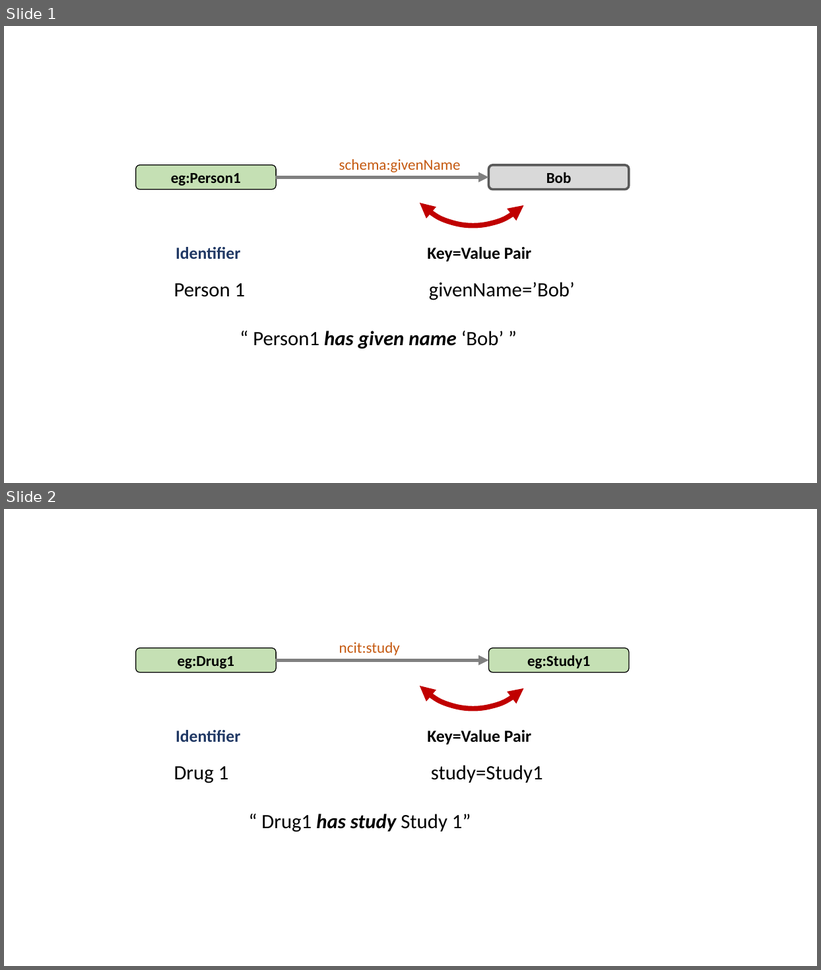
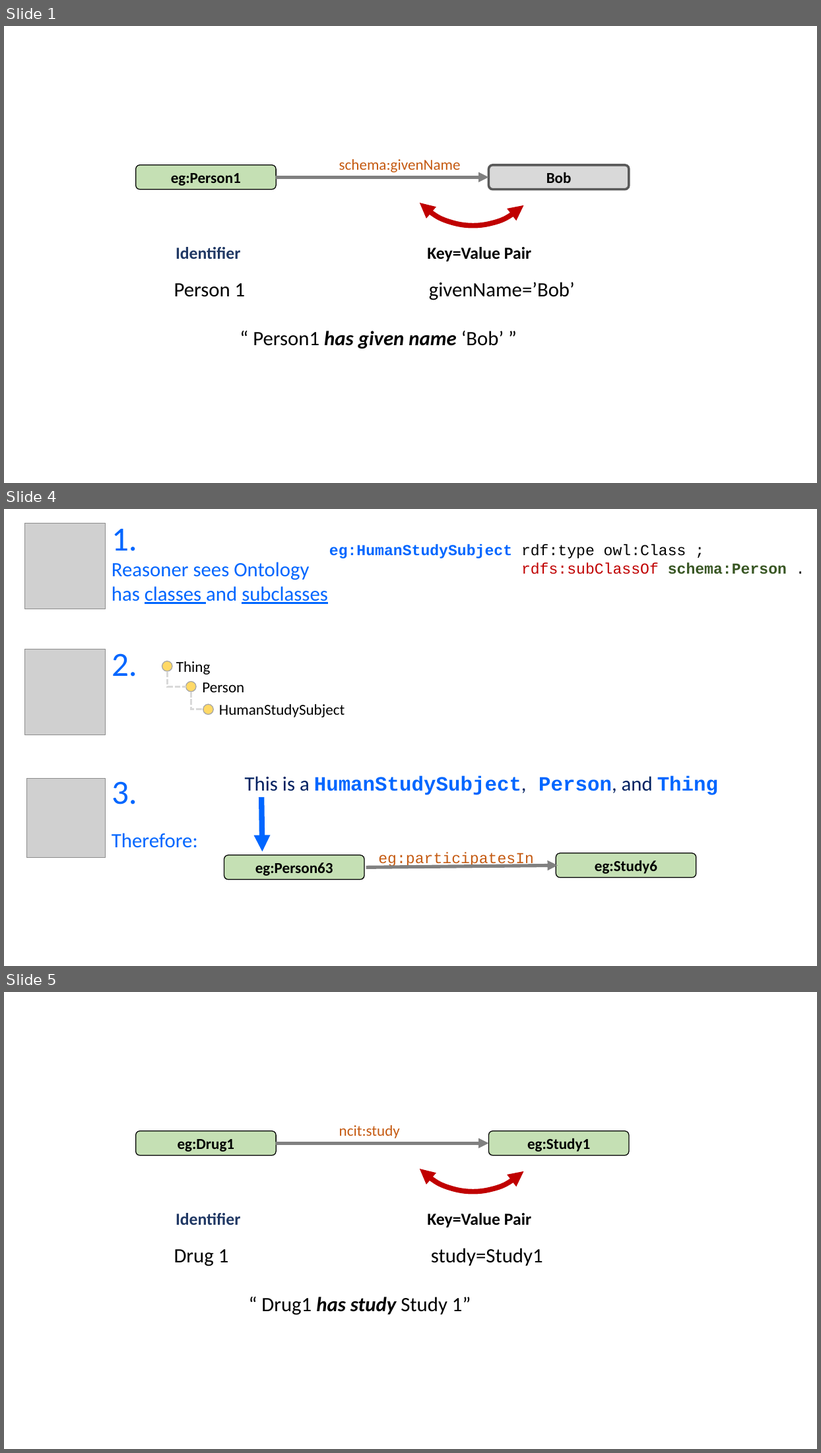
Before and after one commit to phuse-org/LinkedDataWorkshop, a slide deck: CSS2018/presentation/images/ImagesForPres.pptx. Shown one above the other, each under a label of ours: slides 1 and 2 before the commit, slides 1, 4 and 5 after it; the slides between them are not shown. The pictures are 821x970 and 821x1453 pixels, drawn with LibreOffice and Linux fonts; fonts in the diff are those of the drawing; grey boxes stand for pictures. Boxes give left, top, right and bottom in pixels: in the first picture for what was removed or moved away, otherwise in the second. Text is boxed around its words. In the diff, an @@ line names an element or a change of style, - is before the commit and + after.

Commit message:
updates to slides, queries, source images.

```diff
--- a/CSS2018/presentation/images/ImagesForPres.pptx
+++ b/CSS2018/presentation/images/ImagesForPres.pptx
@@ slide 4 added at [4,509,817,966], background #FFFFFF @@
@@ picture added at [24,523,105,609] @@
@@ text added at [112,529,137,551], 40 pt, text #0066FF @@
+1.
@@ text added at [329,545,787,574], 18 pt, text #0066FF @@
+eg:HumanStudySubject rdf:type owl:Class ;
+rdfs:subClassOf schema:Person .
@@ text added at [112,562,328,604], 24 pt, text #0066FF @@
+Reasoner sees Ontology
+has classes and subclasses
@@ picture added at [24,650,105,735] @@
@@ text added at [112,654,137,677], 40 pt, text #0066FF @@
+2.
@@ ellipse added at [162,661,172,672], fill #FFD966, outline #A6A6A6 1 pt @@
@@ text added at [176,661,211,675], 18 pt, text #000000 @@
+Thing
@@ elbow line added from (168, 671) to (186, 687), #D9D9D9 2.25 pt dashed @@
@@ ellipse added at [186,682,196,692], fill #FFD966, outline #A6A6A6 1 pt @@
@@ text added at [202,683,244,692], 18 pt, text #000000 @@
+Person
@@ elbow line added from (191, 692) to (203, 710), #D9D9D9 2.25 pt dashed @@
@@ ellipse added at [203,704,214,714], fill #FFD966, outline #A6A6A6 1 pt @@
@@ text added at [219,704,345,718], 18 pt, text #000000 @@
+HumanStudySubject
@@ picture added at [26,779,105,858] @@
@@ text added at [112,782,137,805], 40 pt, text #0066FF @@
+3.
@@ text added at [245,776,718,795], 24 pt, text #0066FF, bold @@
+This is a HumanStudySubject, Person, and Thing
@@ arrow added from (261, 797) to (263, 852), #0066FF 6.5 pt @@
@@ text added at [112,833,198,848], 24 pt, text #0066FF @@
+Therefore:
@@ rounded rectangle added at [224,855,364,880], fill #C5E0B4, outline #000000 1 pt, 18 pt, text #000000, bold @@
+eg:Person63
@@ text added at [378,853,534,869], 18 pt, text #C55A11 @@
+eg:participatesIn
@@ rounded rectangle added at [556,854,696,878], fill #C5E0B4, outline #000000 1 pt, 18 pt, text #000000, bold @@
+eg:Study6
@@ arrow added from (366, 867) to (558, 866), #808080 4 pt @@
@@ what was slide 2 is now slide 5 @@
```
Also in this commit, not shown: 2 other slides added, 5 other files.
